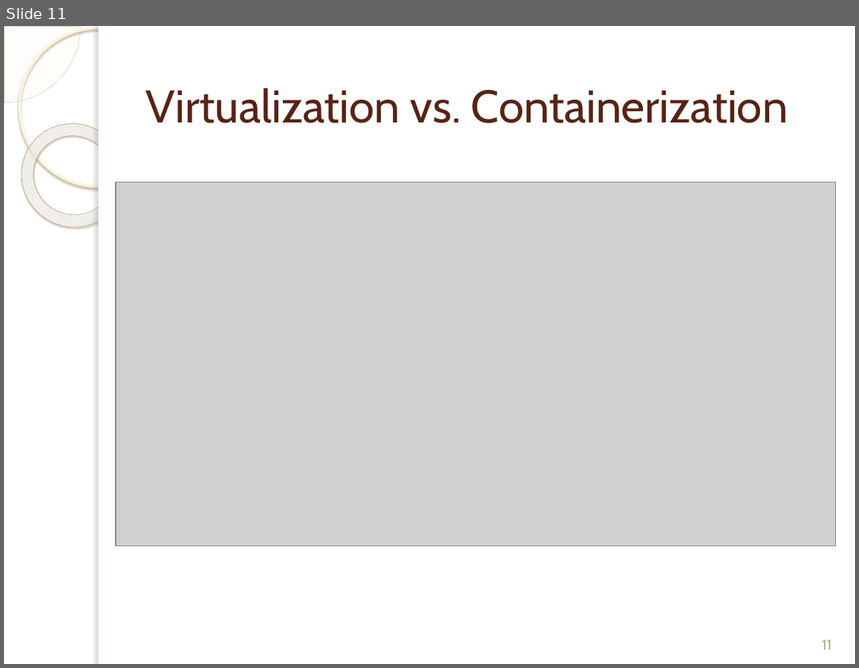
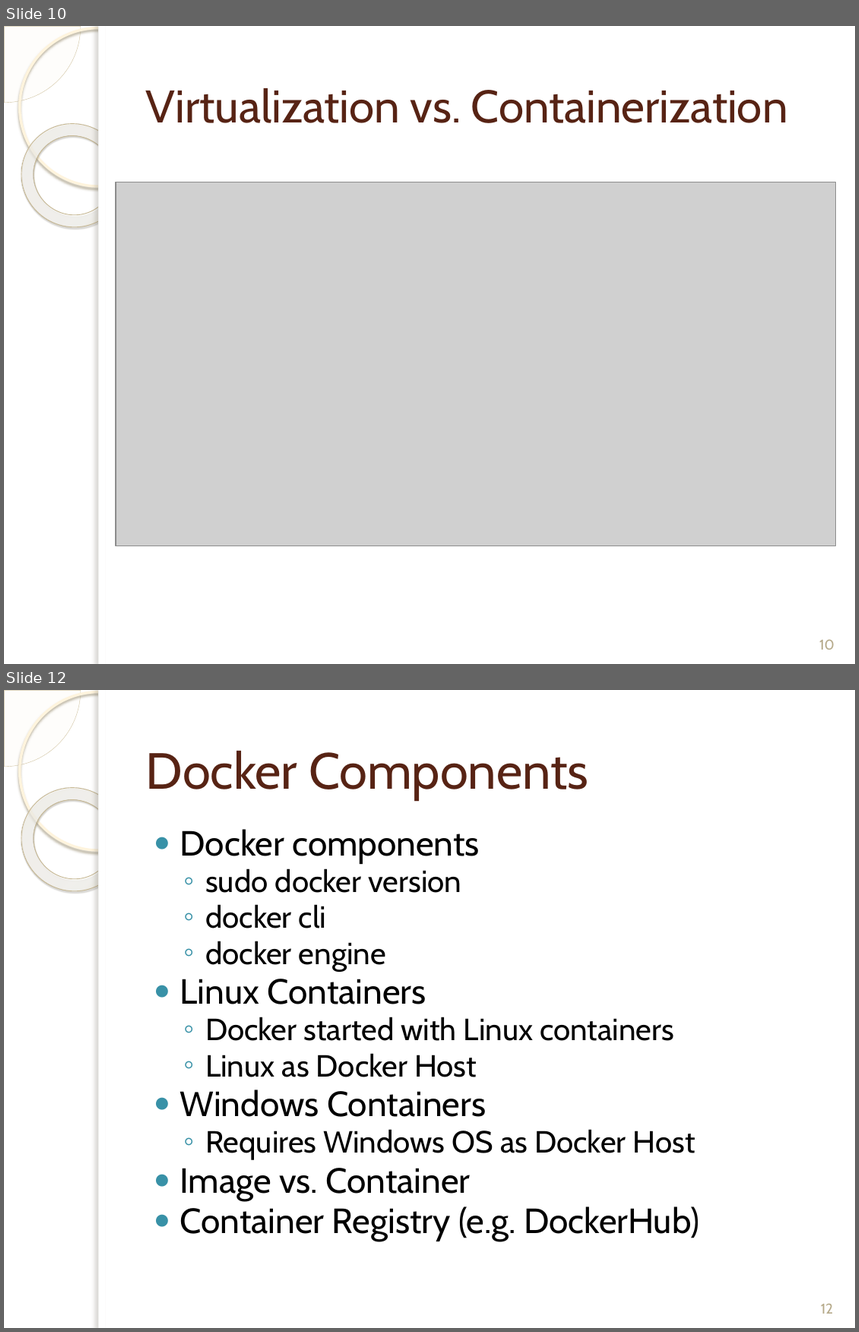
Before and after one commit to bilalshahzad139/first-step-towards-professional-career, a slide deck: Docker/Intro_to_Docker_Bilal_Shahzad.pptx. Shown one above the other, each under a label of ours: slide 11 before the commit, slides 10 and 12 after it; the slides between them are not shown. The pictures are 859x668 and 859x1332 pixels, drawn with LibreOffice and Linux fonts; fonts in the diff are those of the drawing; grey boxes stand for pictures; background and template pictures are left out. Boxes give left, top, right and bottom in pixels: in the first picture for what was removed or moved away, otherwise in the second. Text is boxed around its words. In the diff, an @@ line names an element or a change of style, - is before the commit and + after.

```diff
--- a/Docker/Intro_to_Docker_Bilal_Shahzad.pptx
+++ b/Docker/Intro_to_Docker_Bilal_Shahzad.pptx
@@ slide 12 added at box(4, 690, 855, 1328), background picture (left out); not listed: 5 template elements that a slide beside it also shows @@
@@ title added at box(146, 751, 588, 800), 43 pt, text #572314 @@
+Docker Components
@@ text added at box(180, 829, 699, 1243), 25.9 pt, text #000000 @@
+● Docker components
+  ◦ sudo docker version
+  ◦ docker cli
+  ◦ docker engine
+● Linux Containers
+  ◦ Docker started with Linux containers
+  ◦ Linux as Docker Host
+● Windows Containers
+  ◦ Requires Windows OS as Docker Host
+● Image vs. Container
+● Container Registry (e.g. DockerHub)
@@ page number added at box(821, 1304, 833, 1314), 12 pt, text #B6A98A @@
+12
@@ what was slide 11 is now slide 10 @@
@@ page number at box(819, 640, 835, 650): text changed @@
-11
+10
```
Also in this commit, not shown: 7 slides changed, 5 other slides added, 1 other file.
